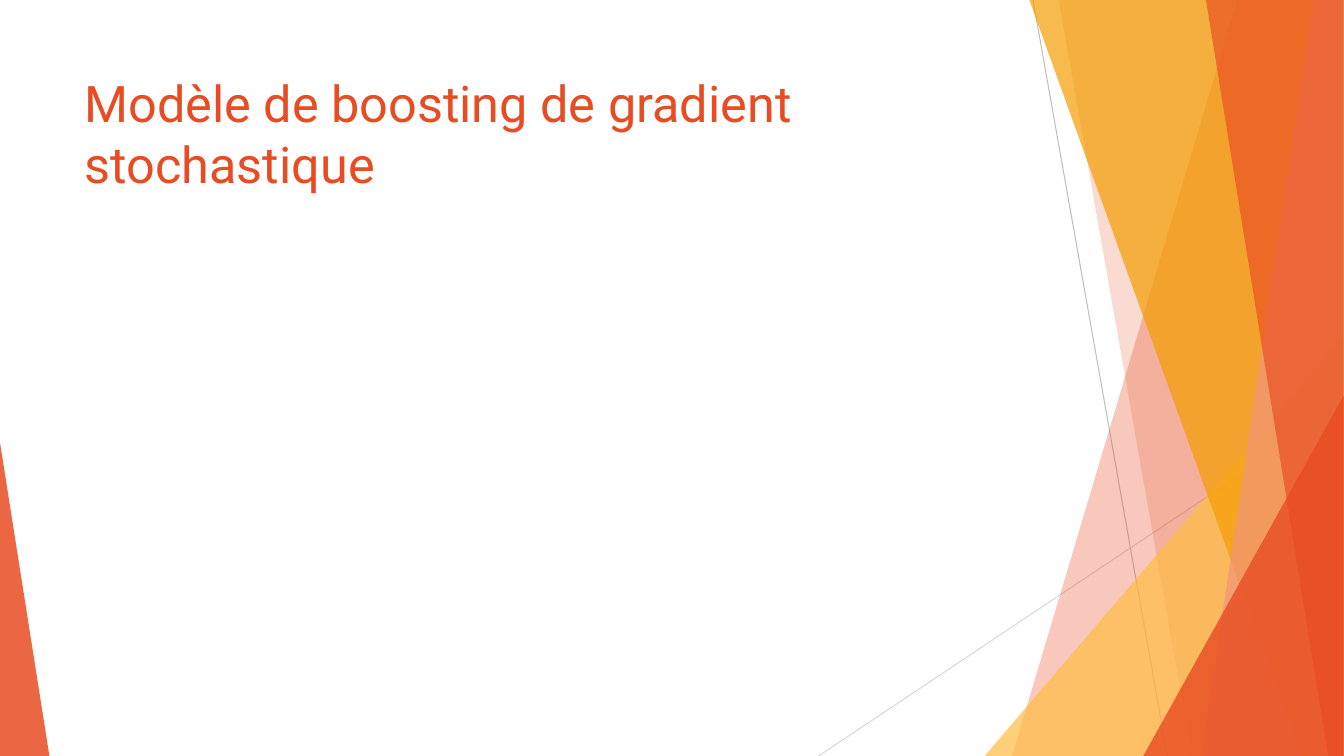
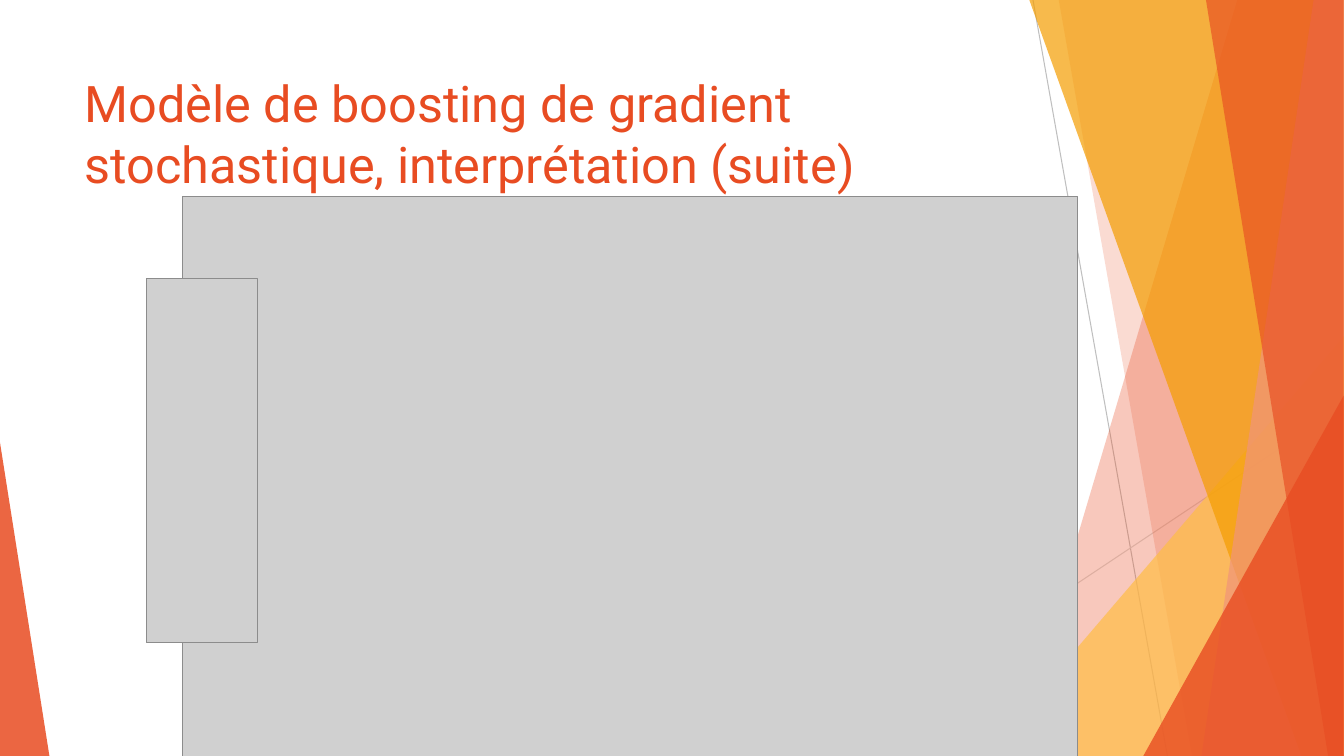
Before and after one commit to SamuelProvencher/TP-Apprentissage, a slide deck: slide 25 of PP.pptx. Drawn at 1344x756 pixels with LibreOffice and Linux fonts; fonts in the diff are those of the drawing; grey boxes stand for pictures. Boxes give left, top, right and bottom in pixels: in the first picture for what was removed or moved away, otherwise in the second. Text is boxed around its words. In the diff, an @@ line names an element or a change of style, - is before the commit and + after.

```diff
--- a/PP.pptx
+++ b/PP.pptx
@@ title at [85,84,855,194]: text changed @@
-Modèle de boosting de gradient stochastique
+Modèle de boosting de gradient stochastique, interprétation (suite)
@@ picture added at [182,197,1079,756] @@
@@ picture added at [146,279,258,643] @@
```
Also in this commit, not shown: 14 other slides changed, 1 slide added, 1 slide removed, 7 other files.
